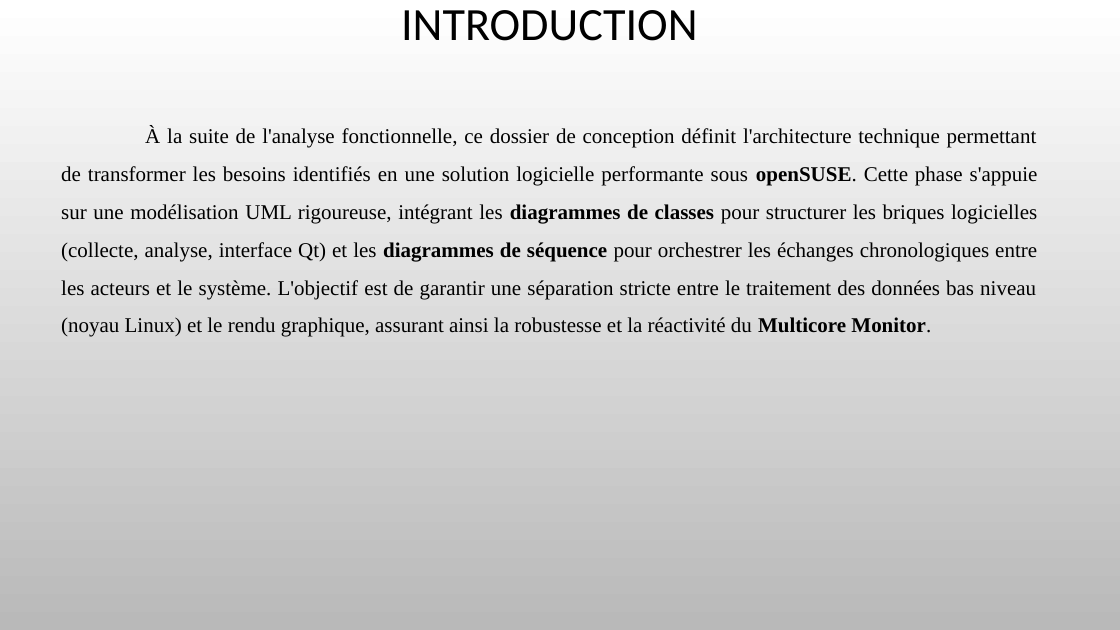
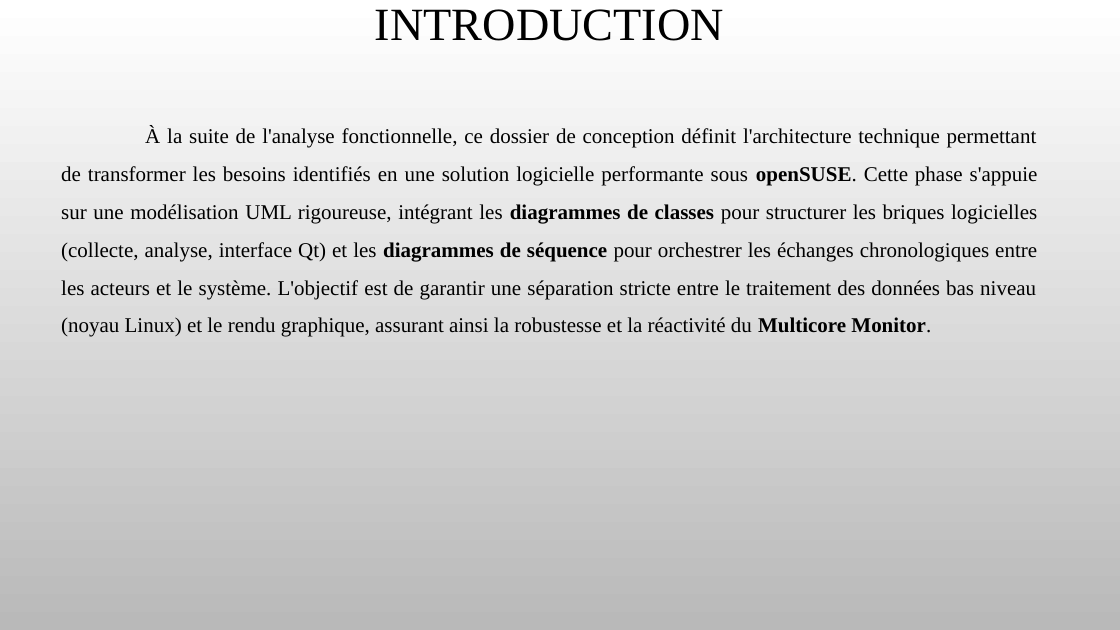
Before and after one commit to OpenSecureFoundation/Linux-Multicore-Monitor, a slide deck: slide 4 of Dossier de conception.pptx. Drawn at 1120x630 pixels with LibreOffice and Linux fonts; fonts in the diff are those of the drawing; background and template pictures are left out. Boxes give left, top, right and bottom in pixels: in the first picture for what was removed or moved away, otherwise in the second. Text is boxed around its words. In the diff, an @@ line names an element or a change of style, - is before the commit and + after.

```diff
--- a/Dossier de conception.pptx
+++ b/Dossier de conception.pptx
@@ title "INTRODUCTION" at <box>375,9,724,41</box>: font Calibri to Times New Roman @@
```
Also in this commit, not shown: 1 other slide changed, 2 other files.
